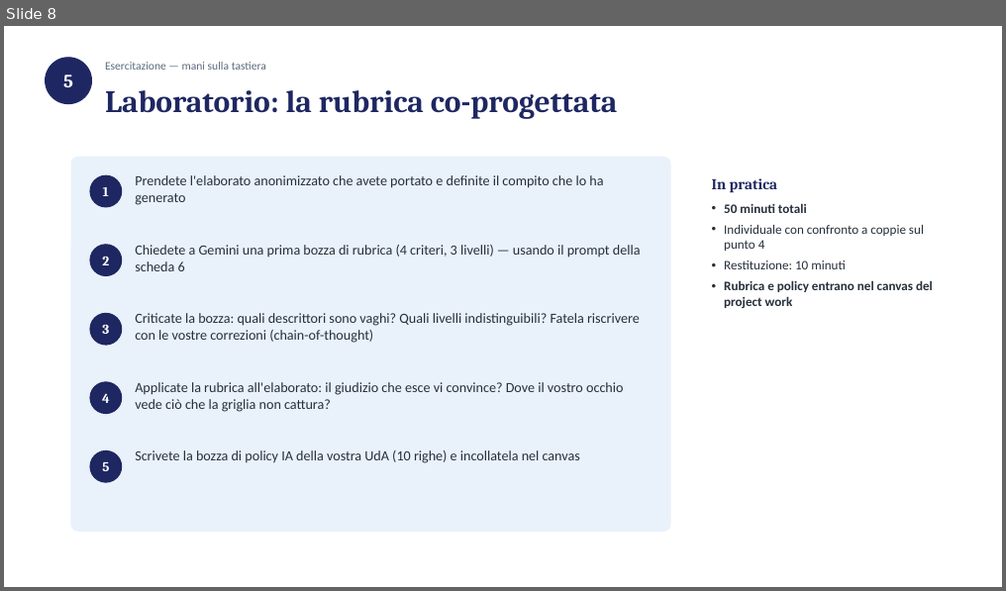
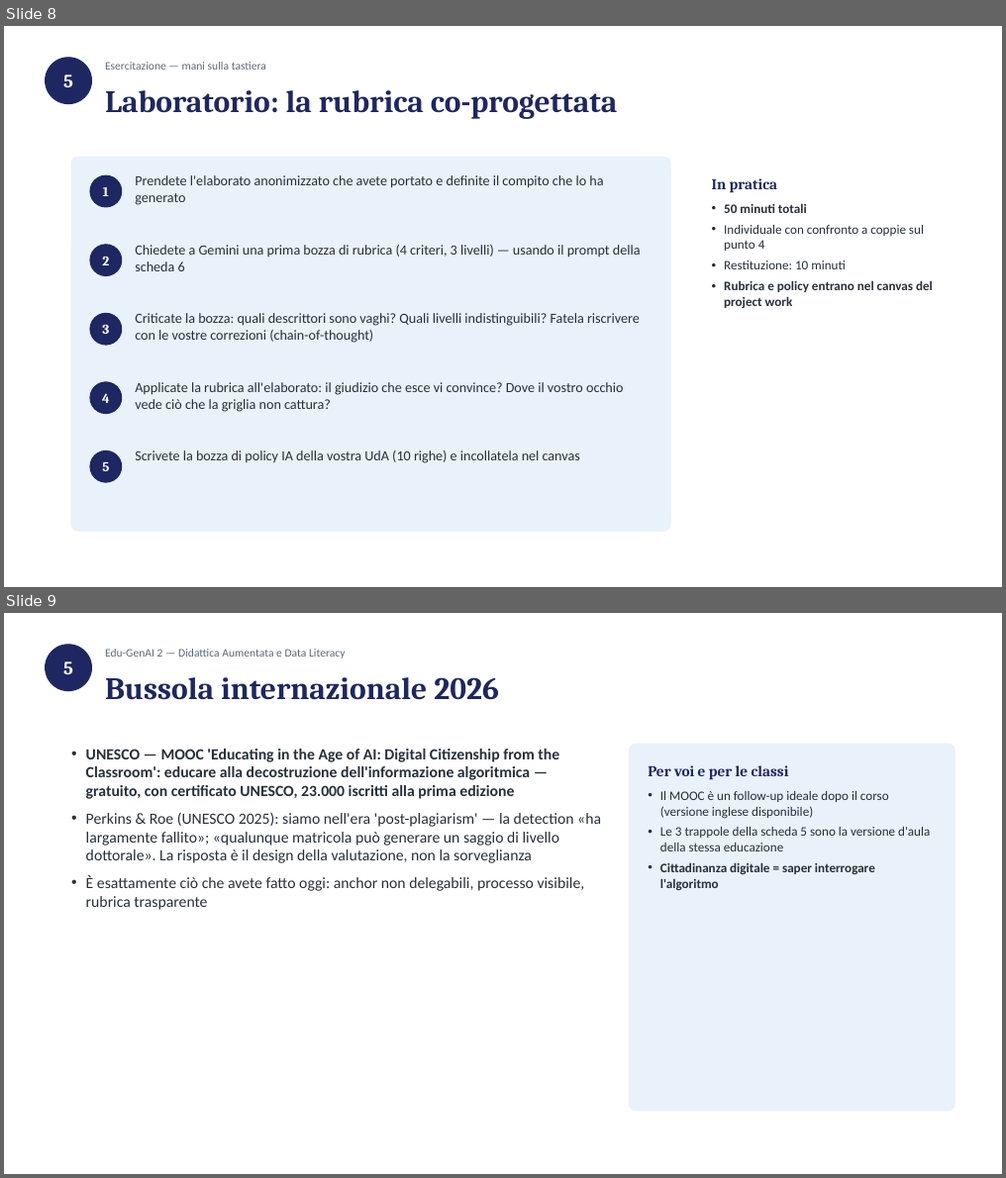
Before and after one commit to sabatinifrancesca75-hue/consulente-commerciale, a slide deck: progetto-snodi/corsi/edu-genai-2/incontri/05-data-literacy-valutazione.pptx. Shown one above the other, each under a label of ours: slide 8 before the commit, slides 8 and 9 after it. The pictures are 1006x591 and 1006x1178 pixels, drawn with LibreOffice and Linux fonts; fonts in the diff are those of the drawing. Boxes give left, top, right and bottom in pixels: in the first picture for what was removed or moved away, otherwise in the second. Text is boxed around its words. In the diff, an @@ line names an element or a change of style, - is before the commit and + after.

```diff
--- a/progetto-snodi/corsi/edu-genai-2/incontri/05-data-literacy-valutazione.pptx
+++ b/progetto-snodi/corsi/edu-genai-2/incontri/05-data-literacy-valutazione.pptx
@@ slide 9 added at [4,613,1002,1174], background #FFFFFF @@
@@ ellipse added at [46,645,91,691], fill #1E2761, outline #1E2761 1 pt @@
@@ text added at [63,662,73,674], 18 pt, text #FFFFFF, bold @@
+5
@@ text added at [105,649,346,659], 11 pt, text #5B6B7C @@
+Edu-GenAI 2 — Didattica Aumentata e Data Literacy
@@ text added at [105,677,499,700], 30 pt, text #1E2761, bold @@
+Bussola internazionale 2026
@@ text added at [86,749,601,910], 15 pt, text #26303B @@
+• UNESCO — MOOC 'Educating in the Age of AI: Digital Citizenship from the Classroom': educare alla decostruzione dell'informazione algoritmica — gratuito, con certificato UNESCO, 23.000 iscritti alla prima edizione
+• Perkins & Roe (UNESCO 2025): siamo nell'era 'post-plagiarism' — la detection «ha largamente fallito»; «qualunque matricola può generare un saggio di livello dottorale». La risposta è il design della valutazione, non la sorveglianza
+• È esattamente ciò che avete fatto oggi: anchor non delegabili, processo visibile, rubrica trasparente
@@ rounded rectangle added at [629,744,954,1111], fill #E9F1FB, outline #E9F1FB 1 pt @@
@@ text added at [648,765,789,780], 14.5 pt, text #1E2761, bold @@
+Per voi e per le classi
@@ text added at [660,827,930,890], 12.5 pt, text #26303B @@
+• Il MOOC è un follow-up ideale dopo il corso (versione inglese disponibile)
+• Le 3 trappole della scheda 5 sono la versione d'aula della stessa educazione
+• Cittadinanza digitale = saper interrogare l'algoritmo
```
Also in this commit, not shown: 2 slides changed, 6 other files.
